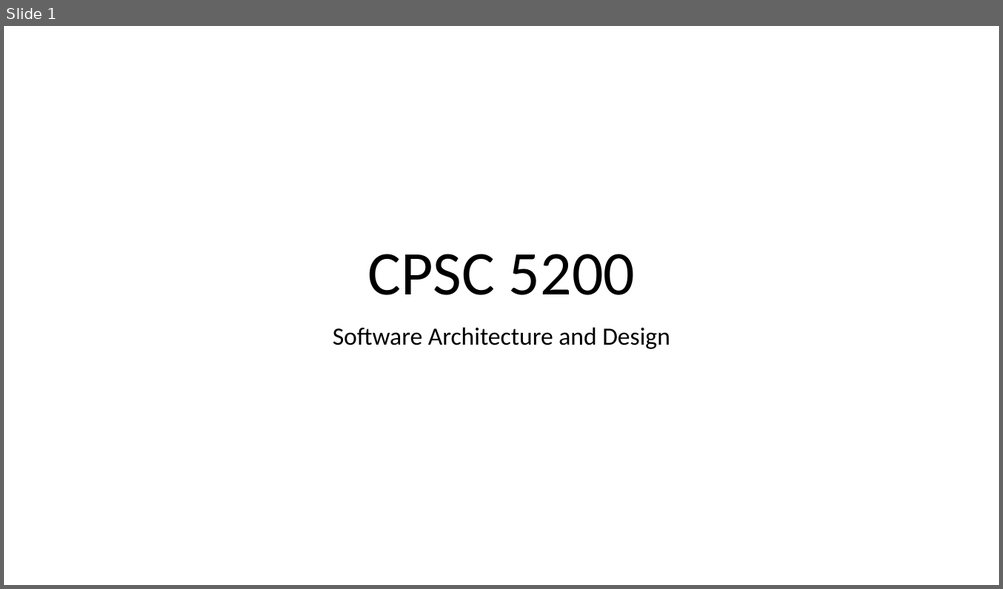
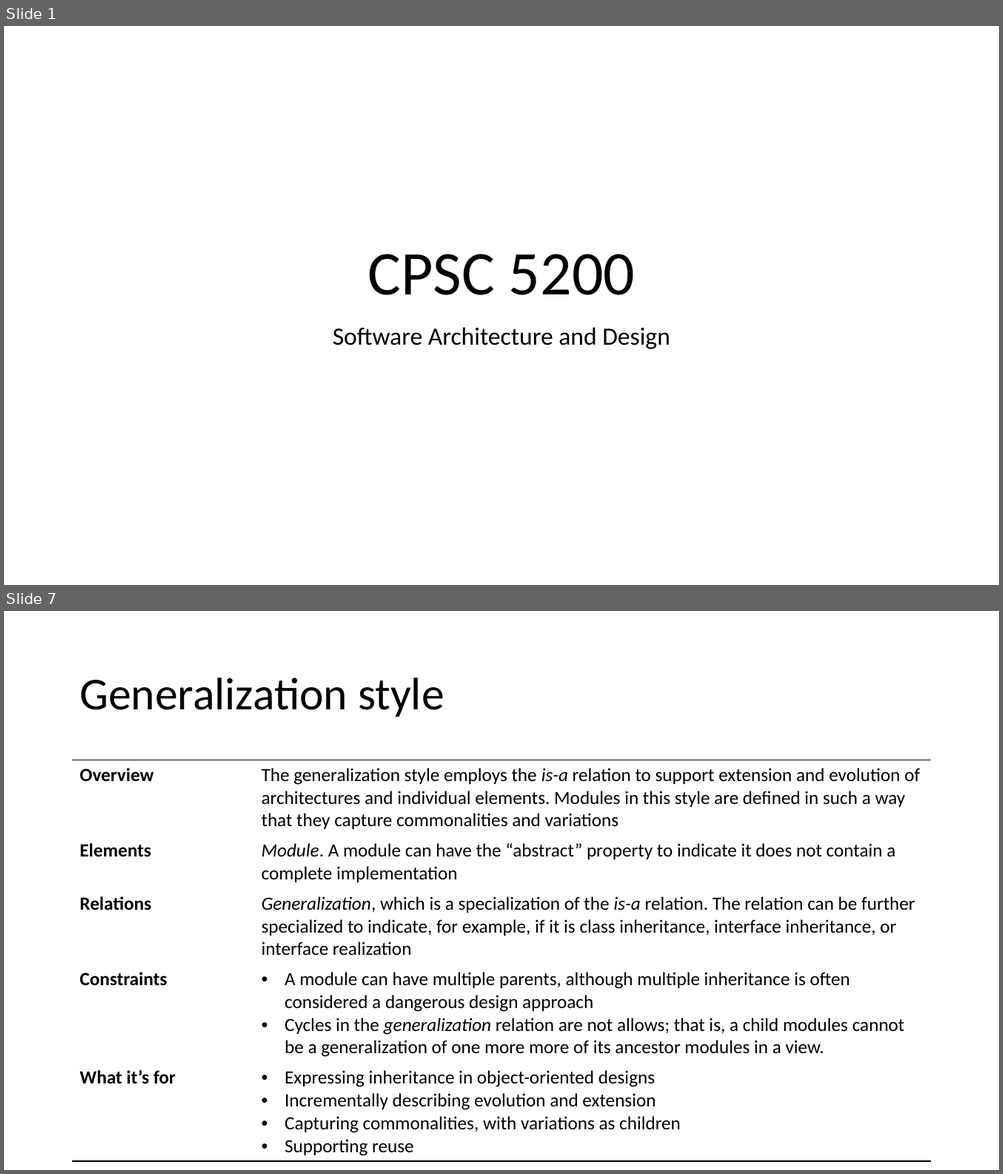
Before and after one commit to IrenaNiu/SU_CPSC_5200_20WQ, a slide deck: lectures/20WQ-02-11 Documenting software architectures.pptx. Shown one above the other, each under a label of ours: slide 1 before the commit, slides 1 and 7 after it; the slides between them are not shown. The pictures are 1003x589 and 1003x1174 pixels, drawn with LibreOffice and Linux fonts; fonts in the diff are those of the drawing. Boxes give left, top, right and bottom in pixels: in the first picture for what was removed or moved away, otherwise in the second. Text is boxed around its words. In the diff, an @@ line names an element or a change of style, - is before the commit and + after.

```diff
--- a/lectures/20WQ-02-11 Documenting software architectures.pptx
+++ b/lectures/20WQ-02-11 Documenting software architectures.pptx
@@ slide 7 added at (x1=4, y1=611, x2=999, y2=1170), background #FFFFFF @@
@@ title added at (x1=79, y1=678, x2=444, y2=717), 44 pt, text #000000 @@
+Generalization style
@@ table added at (x1=73, y1=760, x2=930, y2=1159), 5 rows, 2 columns @@
+Overview | The generalization style employs the is-a relation to support extension and evolution of architectures and individual elements. Modules in this style are defined in such a way that they capture commonalities and variations
+Elements | Module. A module can have the “abstract” property to indicate it does not contain a complete implementation
+Relations | Generalization, which is a specialization of the is-a relation. The relation can be further specialized to indicate, for example, if it is class inheritance, interface inheritance, or interface realization
+Constraints | A module can have multiple parents, although multiple inheritance is often considered a dangerous design approach / Cycles in the generalization relation are not allows; that is, a child modules cannot be a generalization of one more more of its ancestor modules in a view.
+What it’s for | Expressing inheritance in object-oriented designs / Incrementally describing evolution and extension / Capturing commonalities, with variations as children / Supporting reuse
```
Also in this commit, not shown: 24 other slides added.
